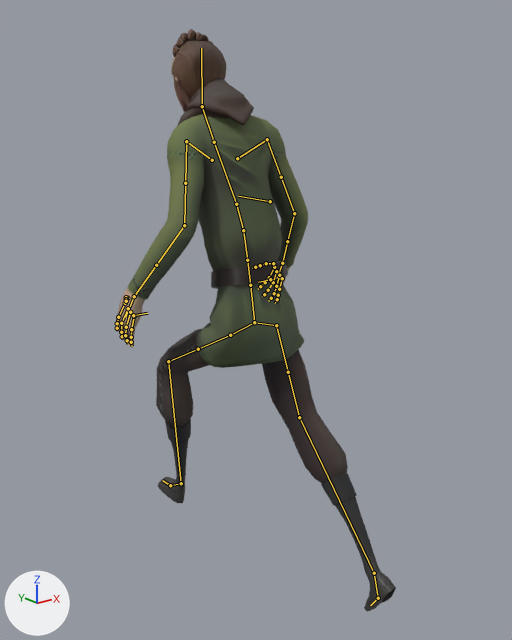
What one commit did to the Blender file Victor/Character Animation/ThirdPerson/Locomotion_3rdPerson.blend.
One viewpoint serves both versions: a 50 mm lens placed at (-1.284, -1.648, 1.536), pointed at (0.023, -0.015, 0.883). The lights are fixed; the arrows at lower left show +X, +Y and +Z. Both versions are drawn at frame 4 of the action 'Run'; the numbers are the values there. The bones that bend it are drawn over the model as lines.

The first picture shows 'mc_body.001', 'mc_clothing.003', 'mc_clothing.004'.
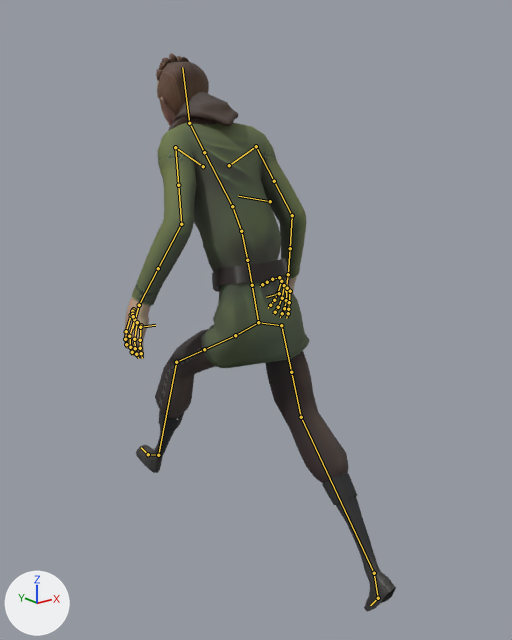
Patch to the scene script:
```diff
--- a/Victor/Character Animation/ThirdPerson/Locomotion_3rdPerson.blend.py
+++ b/Victor/Character Animation/ThirdPerson/Locomotion_3rdPerson.blend.py
@@ bone_ctrl_cog_001 @@
 bone_ctrl_cog_001 = bpy.data.objects['char_rig'].pose.bones['CTRL_COG.001']  # child of 'CTRL_Global'
-bone_ctrl_cog_001.rotation_quaternion = (0.993, -0.116, 0.0, 0.0)  # degrees (-13, 0, 0)
+bone_ctrl_cog_001.rotation_quaternion = (0.985, -0.173, 0.0, 0.0)  # degrees (-20, 0, 0)
@@ bone_ctrl_fk_torso_002 @@
 bone_ctrl_fk_torso_002 = bpy.data.objects['char_rig'].pose.bones['CTRL_FK_Torso.002']  # child of 'CTRL_FK_Torso.001'
-bone_ctrl_fk_torso_002.rotation_quaternion = (0.997, -0.067, 0.006, 0.0)  # degrees (-8, 1, 0)
+bone_ctrl_fk_torso_002.rotation_quaternion = (0.994, -0.093, 0.006, -0.002)  # degrees (-11, 1, 0)
@@ bone_ctrl_fk_torso_003 @@
 bone_ctrl_fk_torso_003 = bpy.data.objects['char_rig'].pose.bones['CTRL_FK_Torso.003']  # child of 'CTRL_FK_Torso.002'
-bone_ctrl_fk_torso_003.rotation_quaternion = (0.991, -0.015, 0.011, 0.0)  # degrees (-2, 1, 0)
+bone_ctrl_fk_torso_003.rotation_quaternion = (0.99, -0.033, 0.011, -0.003)  # degrees (-4, 1, 0)
@@ bone_ctrl_foot_l_001 @@
 bone_ctrl_foot_l_001 = bpy.data.objects['char_rig'].pose.bones['CTRL_foot.L.001']  # child of 'CTRL_Global'
-bone_ctrl_foot_l_001.location = (0.017, 0.147, -0.381)
-bone_ctrl_foot_l_001.rotation_quaternion = (0.956, 0.077, 0.0, 0.0)  # degrees (9, 0, 0)
+bone_ctrl_foot_l_001.location = (0.017, 0.208, -0.54)
+bone_ctrl_foot_l_001.rotation_quaternion = (0.987, 0.161, 0.0, 0.0)  # degrees (19, 0, 0)
```

Changed parts and their boxes (x1, y1, x2, y2) in the pictures (512 x 640 px):
'mc_clothing.003', posed
    before: (127, 78, 308, 368)
    after: (131, 92, 309, 368)
'mc_clothing.004', posed (8% wider)
    before: (156, 328, 396, 611)
    after: (136, 329, 396, 611)
'mc_body.001', posed
    before: (116, 29, 290, 347)
    after: (124, 53, 297, 359)
